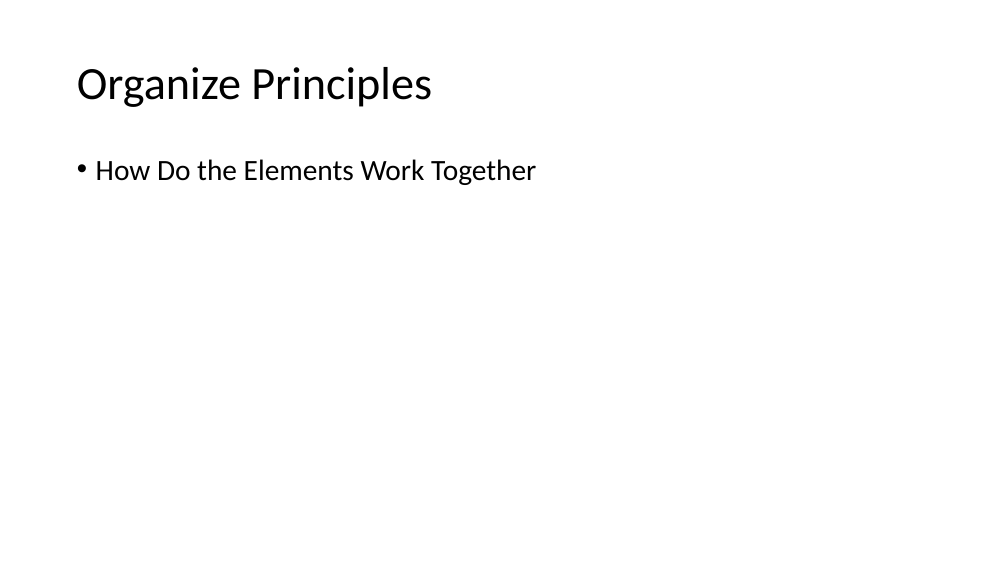
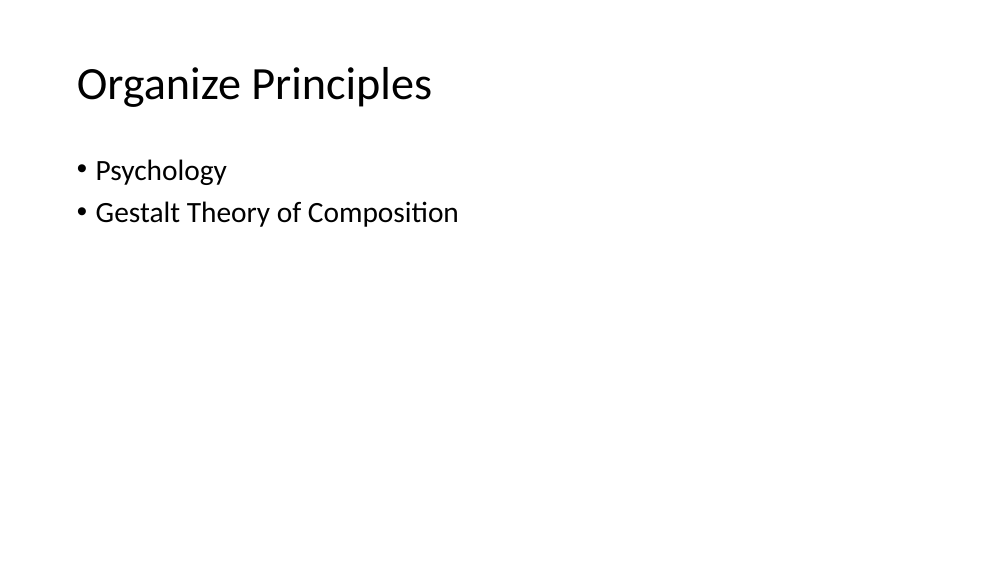
Before and after one commit to PatriciaXiao/Conclusion, a slide deck: slide 6 of Conclusion.pptx. Drawn at 1008x567 pixels with LibreOffice and Linux fonts; fonts in the diff are those of the drawing. Boxes give left, top, right and bottom in pixels: in the first picture for what was removed or moved away, otherwise in the second. Text is boxed around its words. In the diff, an @@ line names an element or a change of style, - is before the commit and + after.

```diff
--- a/Conclusion.pptx
+++ b/Conclusion.pptx
@@ text at (96, 159, 459, 227): text changed @@
-• How Do the Elements Work Together
+• Psychology
+• Gestalt Theory of Composition
```
Also in this commit, not shown: 4 other slides changed, 3 slides added, 4 other files.
